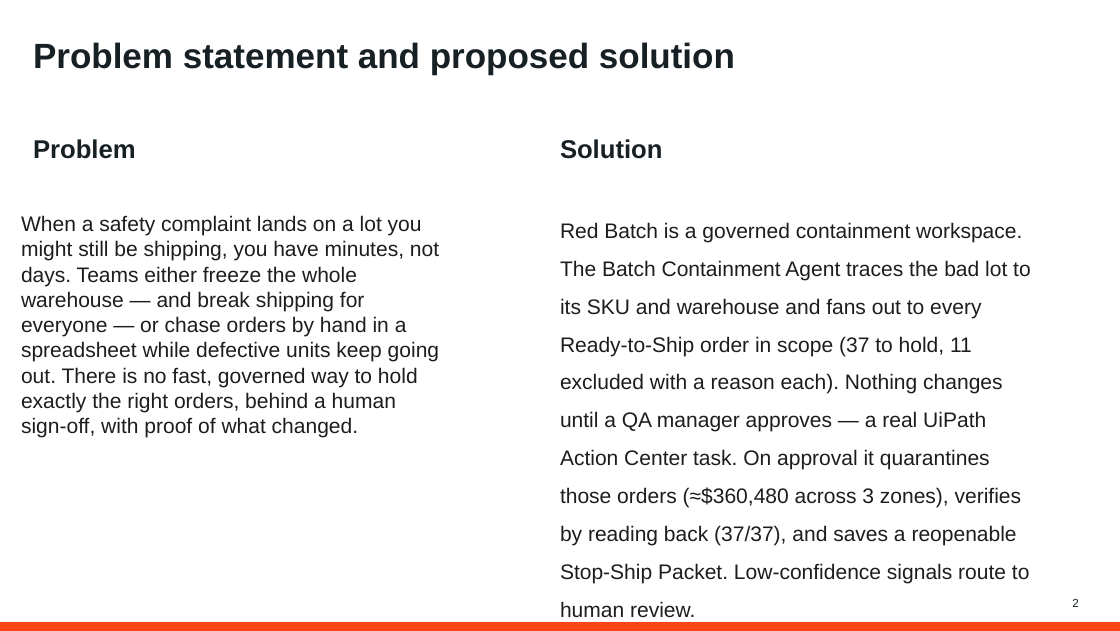
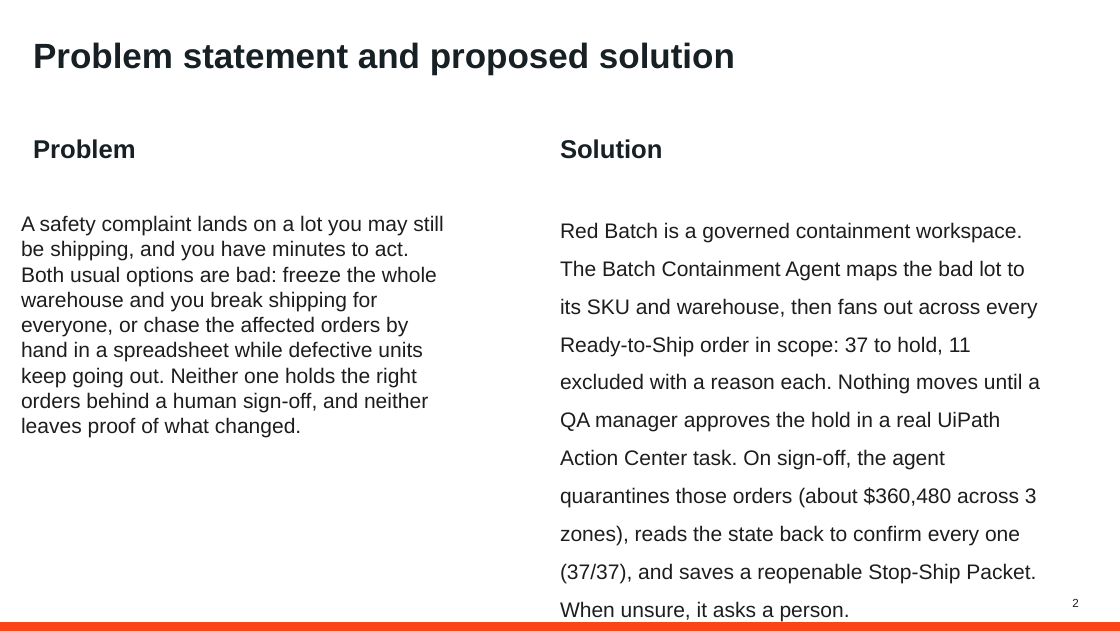
Before and after one commit to veithly/red-batch, a slide deck: slide 2 of docs/red-batch-deck.pptx. Drawn at 1120x631 pixels with LibreOffice and Linux fonts; fonts in the diff are those of the drawing; background and template pictures are left out. Boxes give left, top, right and bottom in pixels: in the first picture for what was removed or moved away, otherwise in the second. Text is boxed around its words. In the diff, an @@ line names an element or a change of style, - is before the commit and + after.

```diff
--- a/docs/red-batch-deck.pptx
+++ b/docs/red-batch-deck.pptx
@@ text at (21, 215, 443, 438): text changed @@
-When a safety complaint lands on a lot you might still be shipping, you have minutes, not days. Teams either freeze the whole warehouse — and break shipping for everyone — or chase orders by hand in a spreadsheet while defective units keep going out. There is no fast, governed way to hold exactly the right orders, behind a human sign-off, with proof of what changed.
+A safety complaint lands on a lot you may still be shipping, and you have minutes to act. Both usual options are bad: freeze the whole warehouse and you break shipping for everyone, or chase the affected orders by hand in a spreadsheet while defective units keep going out. Neither one holds the right orders behind a human sign-off, and neither leaves proof of what changed.
@@ text at (560, 222, 1040, 621): text changed @@
-Red Batch is a governed containment workspace. The Batch Containment Agent traces the bad lot to its SKU and warehouse and fans out to every Ready-to-Ship order in scope (37 to hold, 11 excluded with a reason each). Nothing changes until a QA manager approves — a real UiPath Action Center task. On approval it quarantines those orders (≈$360,480 across 3 zones), verifies by reading back (37/37), and saves a reopenable Stop-Ship Packet. Low-confidence signals route to human review.
+Red Batch is a governed containment workspace. The Batch Containment Agent maps the bad lot to its SKU and warehouse, then fans out across every Ready-to-Ship order in scope: 37 to hold, 11 excluded with a reason each. Nothing moves until a QA manager approves the hold in a real UiPath Action Center task. On sign-off, the agent quarantines those orders (about $360,480 across 3 zones), reads the state back to confirm every one (37/37), and saves a reopenable Stop-Ship Packet. When unsure, it asks a person.
```
Also in this commit, not shown: 2 other slides changed, 1 other file.
